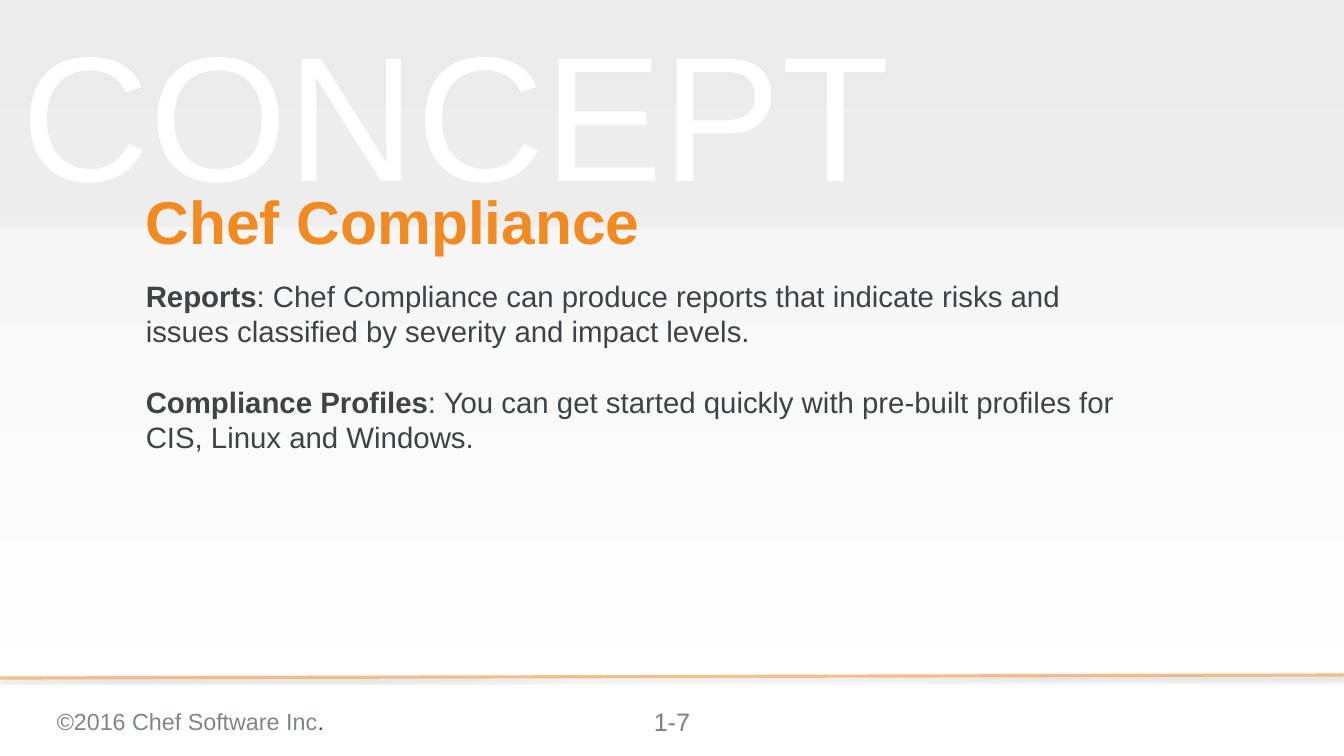
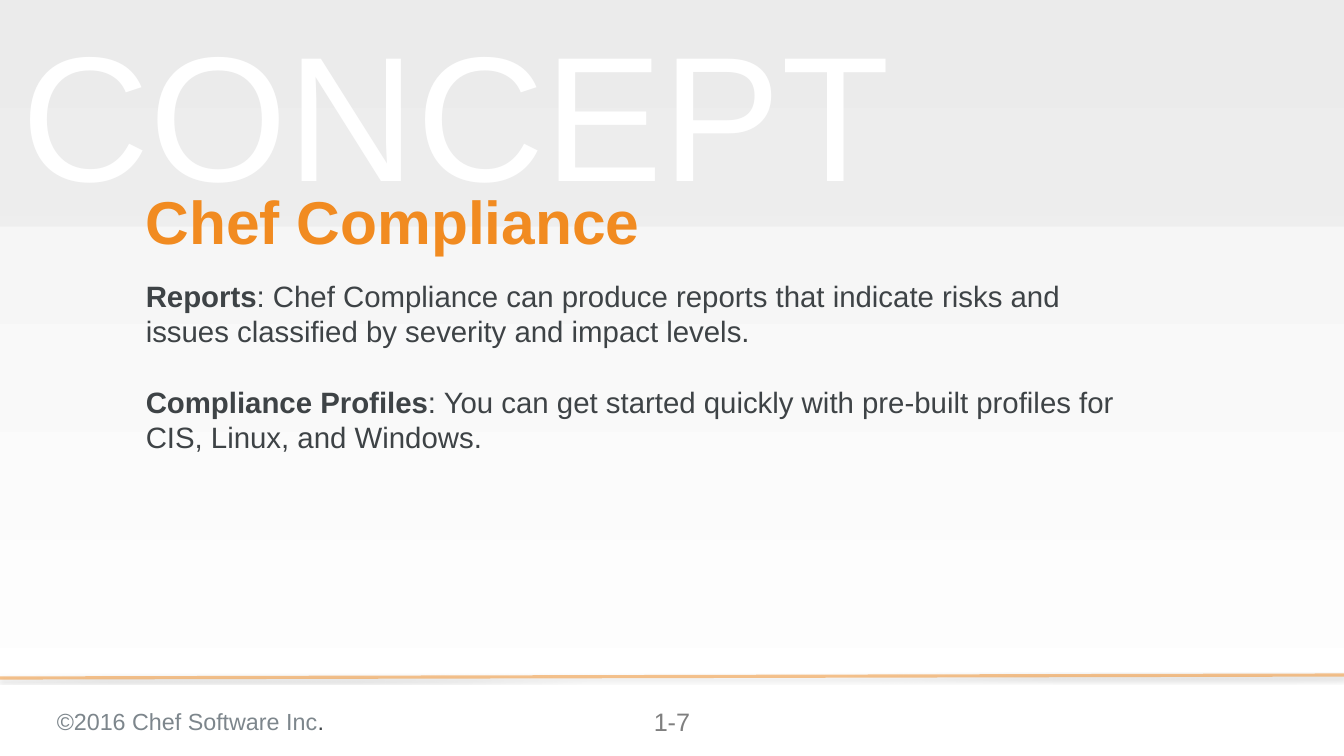
Before and after one commit to bchamby/chef-compliance-installation-configuration-operation, a slide deck: slide 7 of 01-Intro.pptx. Drawn at 1344x756 pixels with LibreOffice and Linux fonts; fonts in the diff are those of the drawing; background and template pictures are left out. Boxes give left, top, right and bottom in pixels: in the first picture for what was removed or moved away, otherwise in the second. Text is boxed around its words. In the diff, an @@ line names an element or a change of style, - is before the commit and + after.

Commit message:
Oxford comma for pre-built profiles

```diff
--- a/01-Intro.pptx
+++ b/01-Intro.pptx
@@ subtitle at (x1=146, y1=391, x2=1113, y2=452): text changed @@
-Compliance Profiles: You can get started quickly with pre-built profiles for CIS, Linux and Windows.
+Compliance Profiles: You can get started quickly with pre-built profiles for CIS, Linux, and Windows.
```
Also in this commit, not shown: 1 other file.
